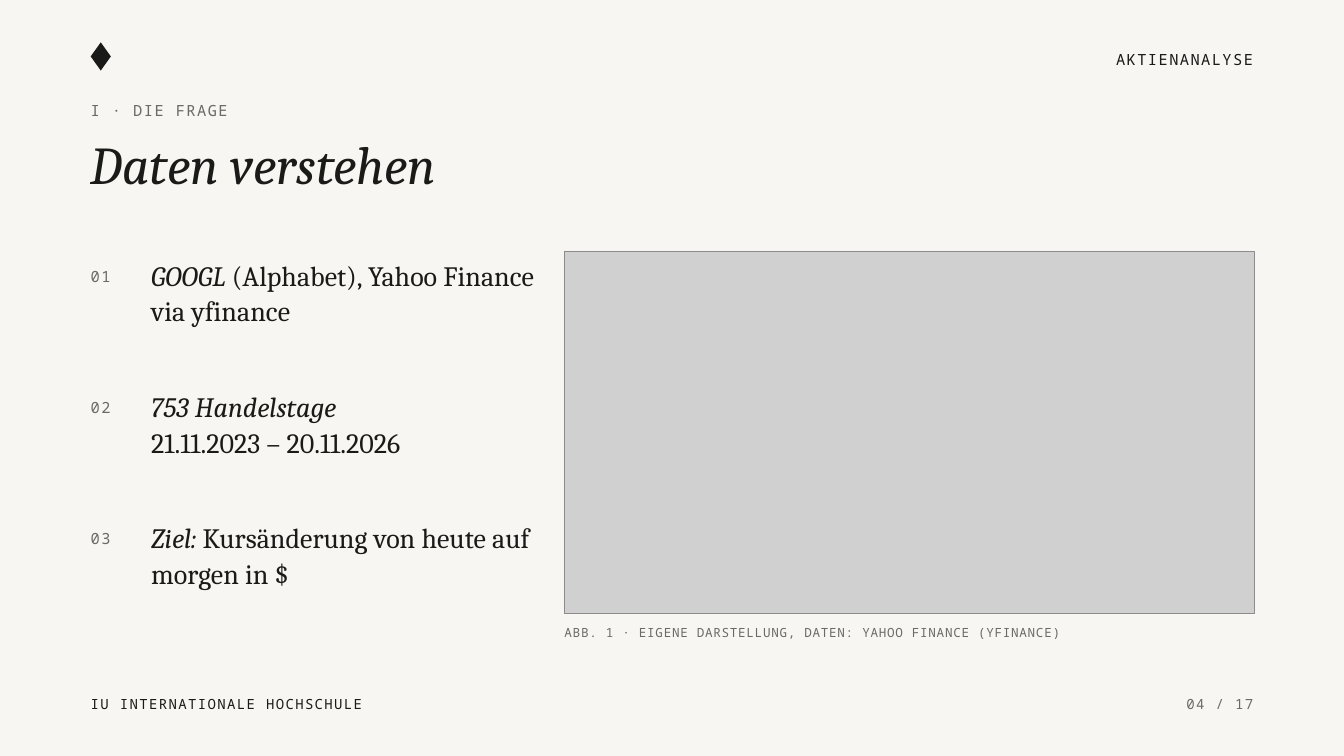
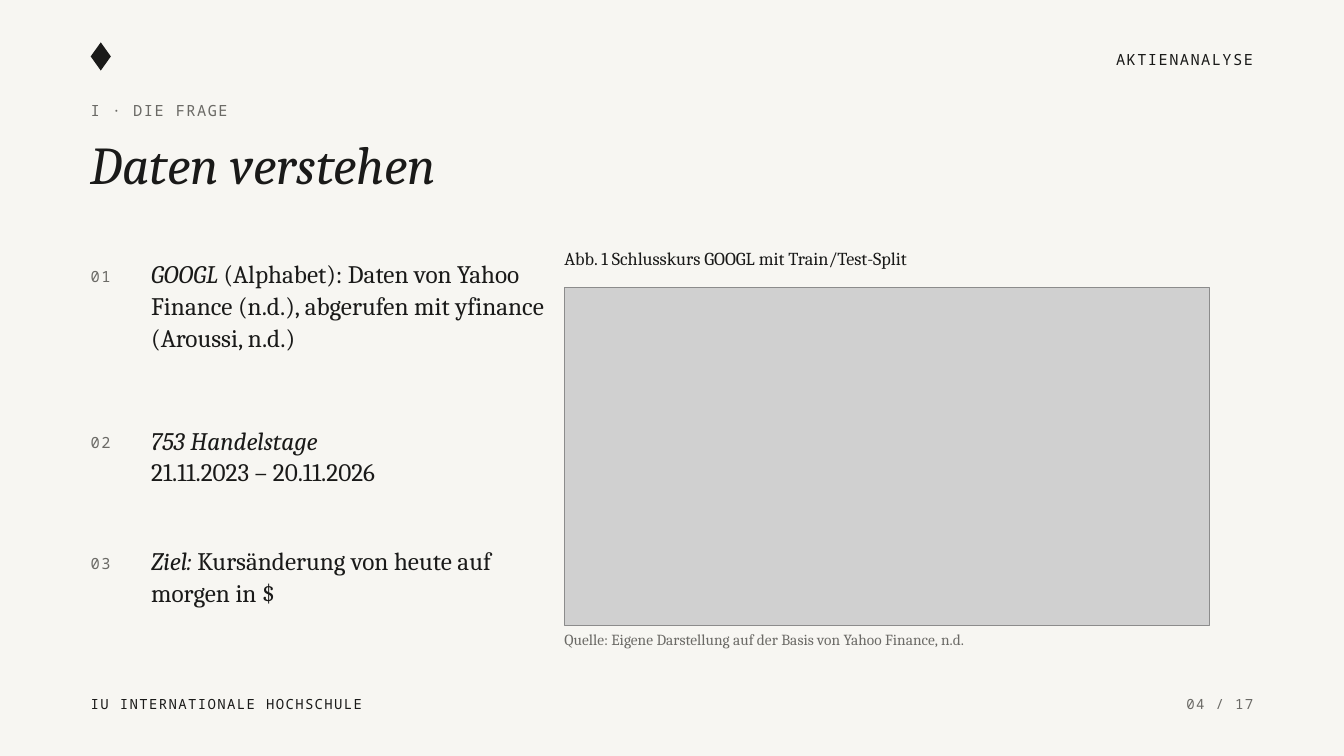
Before and after one commit to KonstantinosLamprou/stockanalysis, a slide deck: slide 4 of presentation/Aktienanalyse_Praesentation.pptx. Drawn at 1344x756 pixels with LibreOffice and Linux fonts; fonts in the diff are those of the drawing; grey boxes stand for pictures. Boxes give left, top, right and bottom in pixels: in the first picture for what was removed or moved away, otherwise in the second. Text is boxed around its words. In the diff, an @@ line names an element or a change of style, - is before the commit and + after.

```diff
--- a/presentation/Aktienanalyse_Praesentation.pptx
+++ b/presentation/Aktienanalyse_Praesentation.pptx
@@ text at [151,265,544,351]: text changed; size 20 to 18 pt @@
-GOOGL (Alphabet), Yahoo Finance via yfinance
+GOOGL (Alphabet): Daten von Yahoo Finance (n.d.), abgerufen mit yfinance (Aroussi, n.d.)
@@ text added at [564,252,906,269], 13 pt, text #1A1A19 @@
+Abb. 1 Schlusskurs GOOGL mit Train/Test-Split
@@ picture: place and size @@
-picture at [565,252,1255,614]
+picture at [565,287,1210,625]
@@ text "02": place and size @@
-text "02" at [91,402,111,413]
+text "02" at [91,437,111,448]
@@ text "753 Handelstage" at [151,432,375,481]: size 20 to 18 pt @@
@@ text "753 Handelstage": place and size @@
-text "753 Handelstage" at [151,397,401,454]
+text "753 Handelstage" at [151,432,375,481]
@@ text "03": place and size @@
-text "03" at [91,533,111,544]
+text "03" at [91,558,111,569]
@@ text "Ziel: Kursänderung von heute auf ...": place and size @@
-text "Ziel: Kursänderung von heute auf ..." at [151,528,529,590]
+text "Ziel: Kursänderung von heute auf ..." at [151,552,490,608]
@@ text "Ziel: Kursänderung von heute auf ..." at [151,552,490,608]: size 20 to 18 pt @@
@@ text at [564,634,964,649]: text changed; size 9 to 11 pt; font Noto Sans Mono to Cambria @@
-ABB. 1 · EIGENE DARSTELLUNG, DATEN: YAHOO FINANCE (YFINANCE)
+Quelle: Eigene Darstellung auf der Basis von Yahoo Finance, n.d.
```
Also in this commit, not shown: 8 other slides changed, 2 other files.
